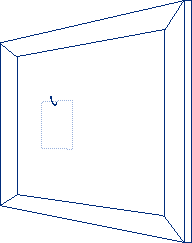
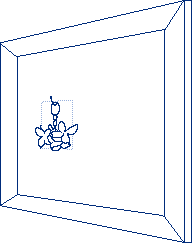
Before/after of a 192x243 layered artwork. What changed in the layer stack:
showed "Paint Layer 2", painted on it over 35, 102, 78, 151